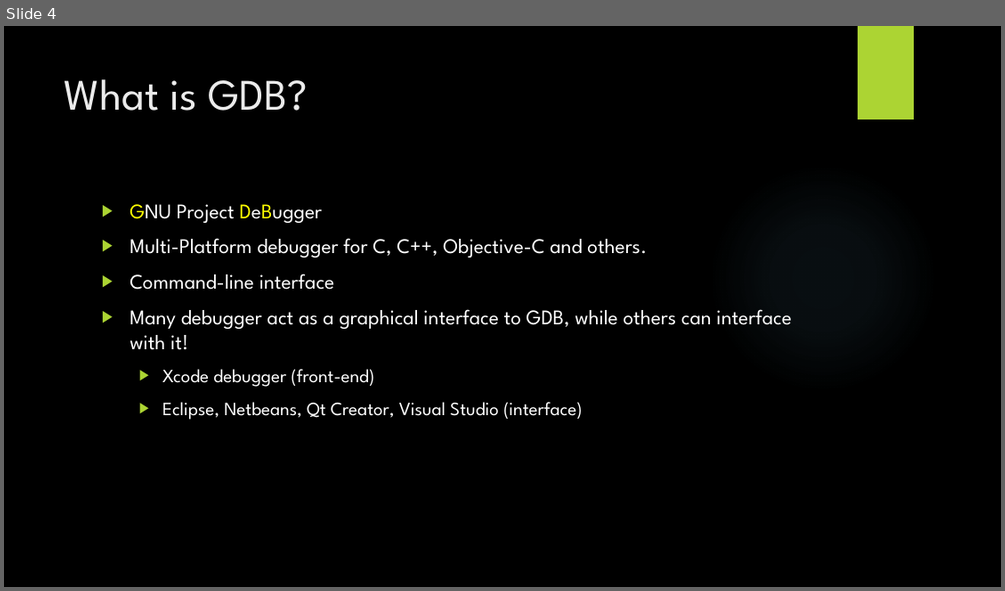
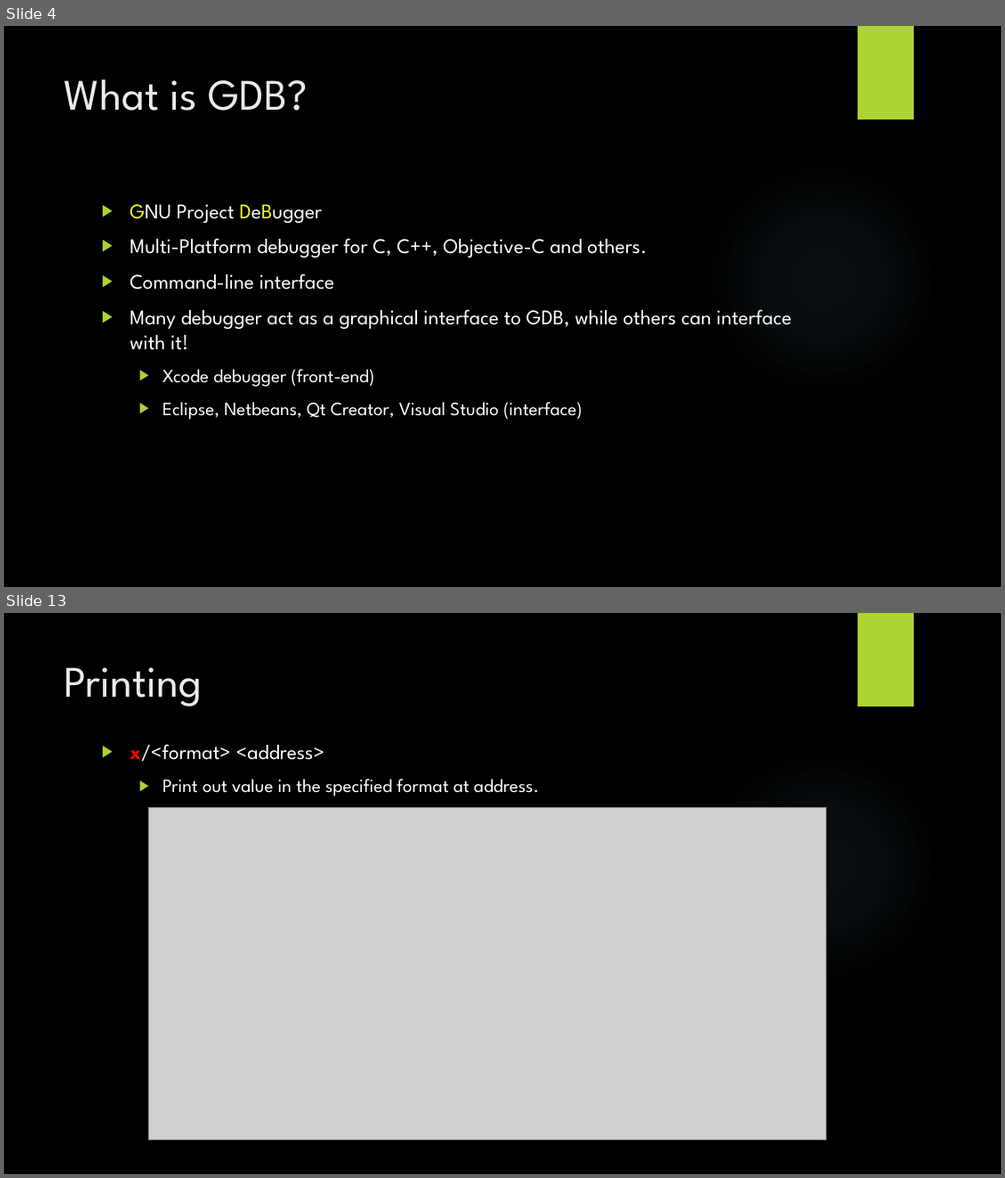
Before and after one commit to mbaccia514/LUG, a slide deck: GDB and Git.pptx. Shown one above the other, each under a label of ours: slide 4 before the commit, slides 4 and 13 after it; the slides between them are not shown. The pictures are 1005x591 and 1005x1178 pixels, drawn with LibreOffice and Linux fonts; fonts in the diff are those of the drawing; grey boxes stand for pictures; background and template pictures are left out. Boxes give left, top, right and bottom in pixels: in the first picture for what was removed or moved away, otherwise in the second. Text is boxed around its words. In the diff, an @@ line names an element or a change of style, - is before the commit and + after.

```diff
--- a/GDB and Git.pptx
+++ b/GDB and Git.pptx
@@ slide 13 added at bbox=[4, 613, 1001, 1174], background picture (left out); not listed: 2 template elements that a slide beside it also shows @@
@@ title added at bbox=[65, 667, 202, 706], 42 pt, text #EBEBEB @@
+Printing
@@ text added at bbox=[129, 744, 539, 796], 18 pt, text #FFFFFF @@
+▶ x/<format> <address>
+  ▶ Print out value in the specified format at address.
@@ picture added at bbox=[148, 807, 825, 1140] @@
```
Also in this commit, not shown: 1 slide changed, 7 other slides added, 4 other files.
